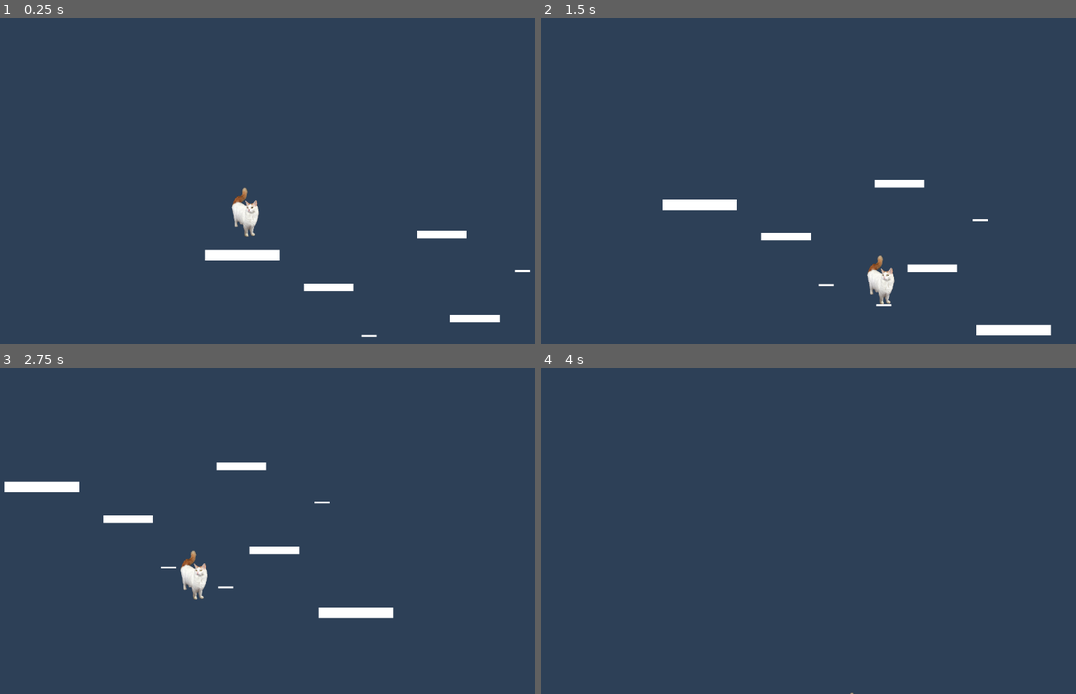
Above: before the commit, frames 1-4 (two rows, left to right).
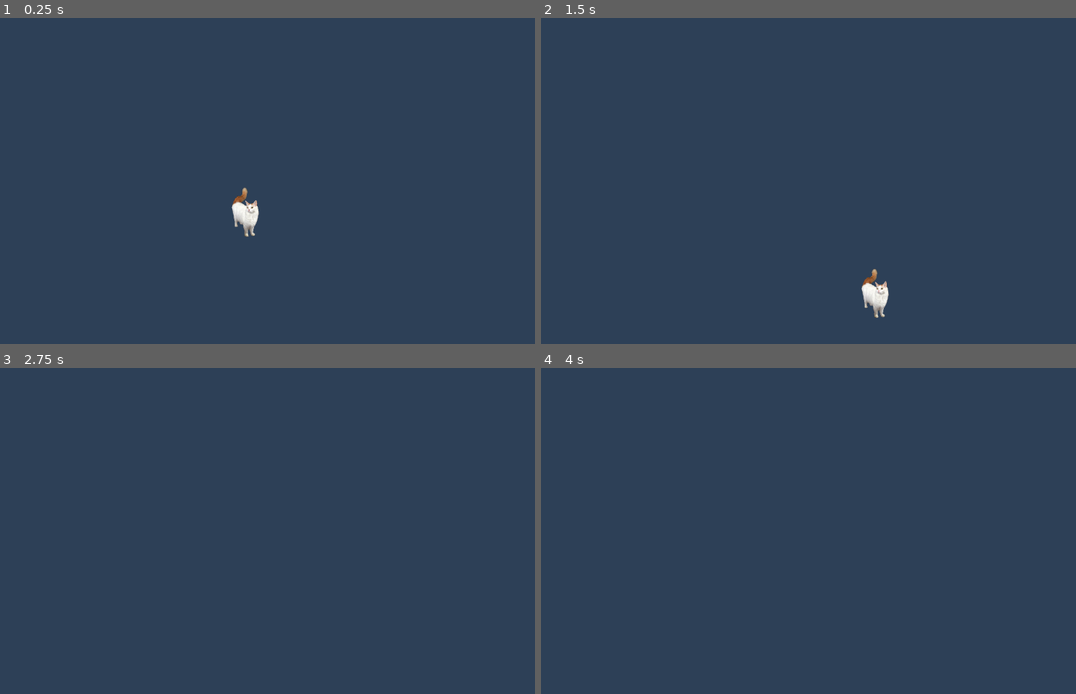
Above: after the commit, the same moments.

Repository: 24106/chef-cat
Game: Godot game, scene res://scenes/level_1.tscn
The game is run twice, just before and just after one commit, with the same random seed, the same clock (stepped at 60 frames per second) and the same inputs.
Inputs:
- Up to frame 1 (0.25 s): no input
- Up to frame 2 (1.5 s): hold Right (player_right) from 0.53 s (still down); tap Up (player_jump) at 0.77 s
- Up to frame 3 (2.75 s): tap Up (player_jump) at 1.52 s; release Right (player_right) at 2.03 s; hold Left (player_left) from 2.03 s (still down)
- Up to frame 4 (4 s): release Left (player_left) at 2.78 s; hold Right (player_right) from 2.78 s (still down); tap Up (player_jump) at 3.02, 3.77 s

The runs differ from the first frame. In frame 1, 1.2% of the frame differs, in the area x 38-100%, y 65-98%; in frame 2, 2.3%, in the area x 22-96%, y 49-98%; in frame 3, 2.1%; in frame 4, less than 0.1%.

Commit message:
deleting all unnecessary assets

Diff:
--- a/scenes/level_1.tscn
+++ b/scenes/level_1.tscn
@@ -1,35 +1,13 @@
 [gd_scene format=3 uid="uid://gcicvknkqeqm"]
 
 [ext_resource type="PackedScene" uid="uid://csnym1hhvp63e" path="res://scenes/prefabs/player.tscn" id="1_014kd"]
-[ext_resource type="PackedScene" uid="uid://nlo1v2x0ec0g" path="res://scenes/prefabs/medium_platform.tscn" id="2_bswci"]
-[ext_resource type="PackedScene" uid="uid://dchluttqf5jyy" path="res://scenes/prefabs/small_platform.tscn" id="3_5xbjy"]
-[ext_resource type="PackedScene" uid="uid://cwxrjy7nbhjhr" path="res://scenes/prefabs/large_platform.tscn" id="4_4nkto"]
+
+[sub_resource type="TileSet" id="TileSet_014kd"]
 
 [node name="level1" type="Node2D" unique_id=402238727]
 
 [node name="player" parent="." unique_id=1720179057 instance=ExtResource("1_014kd")]
 position = Vector2(140, 181)
 
-[node name="medium_platform" parent="." unique_id=975258551 instance=ExtResource("2_bswci")]
-position = Vector2(360, 468)
-
-[node name="medium_platform2" parent="." unique_id=506389000 instance=ExtResource("2_bswci")]
-position = Vector2(746, 551)
-
-[node name="medium_platform3" parent="." unique_id=421959576 instance=ExtResource("2_bswci")]
-position = Vector2(659, 328)
-
-[node name="small_platform" parent="." unique_id=999097173 instance=ExtResource("3_5xbjy")]
-position = Vector2(466, 596)
-
-[node name="small_platform2" parent="." unique_id=1808120358 instance=ExtResource("3_5xbjy")]
-position = Vector2(617, 649)
-
-[node name="small_platform3" parent="." unique_id=1504177506 instance=ExtResource("3_5xbjy")]
-position = Vector2(872, 424)
-
-[node name="large_platform" parent="." unique_id=396493248 instance=ExtResource("4_4nkto")]
-position = Vector2(131, 383)
-
-[node name="large_platform2" parent="." unique_id=1058339108 instance=ExtResource("4_4nkto")]
-position = Vector2(960, 716)
+[node name="TileMapLayer" type="TileMapLayer" parent="." unique_id=1999464203]
+tile_set = SubResource("TileSet_014kd")
--- a/scenes/prefabs/large_platform.tscn
+++ /dev/null
@@ -1,17 +0,0 @@
-[gd_scene format=3 uid="uid://cwxrjy7nbhjhr"]
-
-[sub_resource type="CanvasTexture" id="CanvasTexture_qnlds"]
-
-[sub_resource type="RectangleShape2D" id="RectangleShape2D_efl2r"]
-size = Vector2(197, 29)
-
-[node name="large_platform" type="StaticBody2D" unique_id=975258551]
-
-[node name="Sprite2D" type="Sprite2D" parent="." unique_id=213918325]
-position = Vector2(0.5, -1.4305115e-06)
-scale = Vector2(197, 28.000002)
-texture = SubResource("CanvasTexture_qnlds")
-
-[node name="CollisionShape2D" type="CollisionShape2D" parent="." unique_id=1090854629]
-position = Vector2(0.5, 0)
-shape = SubResource("RectangleShape2D_efl2r")
--- a/scenes/prefabs/medium_platform.tscn
+++ /dev/null
@@ -1,18 +0,0 @@
-[gd_scene format=3 uid="uid://nlo1v2x0ec0g"]
-
-[sub_resource type="CanvasTexture" id="CanvasTexture_r8nic"]
-specular_color = Color(0.6059, 0.7196583, 0.73, 1)
-
-[sub_resource type="RectangleShape2D" id="RectangleShape2D_efl2r"]
-size = Vector2(131, 20)
-
-[node name="medium_platform" type="StaticBody2D" unique_id=975258551]
-metadata/_edit_group_ = true
-
-[node name="Sprite2D" type="Sprite2D" parent="." unique_id=213918325]
-position = Vector2(-0.5, 0)
-scale = Vector2(130.99998, 20)
-texture = SubResource("CanvasTexture_r8nic")
-
-[node name="CollisionShape2D" type="CollisionShape2D" parent="." unique_id=1090854629]
-shape = SubResource("RectangleShape2D_efl2r")
--- a/scenes/prefabs/small_platform.tscn
+++ /dev/null
@@ -1,17 +0,0 @@
-[gd_scene format=3 uid="uid://dchluttqf5jyy"]
-
-[sub_resource type="CanvasTexture" id="CanvasTexture_js2xh"]
-
-[sub_resource type="RectangleShape2D" id="RectangleShape2D_efl2r"]
-size = Vector2(40, 5)
-
-[node name="small_platform" type="StaticBody2D" unique_id=975258551]
-
-[node name="Sprite2D" type="Sprite2D" parent="." unique_id=213918325]
-position = Vector2(-9.536743e-07, 0.5000001)
-scale = Vector2(40.000004, 5.0000005)
-texture = SubResource("CanvasTexture_js2xh")
-
-[node name="CollisionShape2D" type="CollisionShape2D" parent="." unique_id=1090854629]
-position = Vector2(0, 0.5)
-shape = SubResource("RectangleShape2D_efl2r")
Renamed: assets/tilemap/Tiles/Autumn/Angle_BottomLeft.png -> assets/Autumn/Angle_BottomLeft.png
Not shown, added: assets/Autumn/Angle_BottomLeft.png.import
Renamed: assets/tilemap/Tiles/Autumn/Angle_BottomRight.png -> assets/Autumn/Angle_BottomRight.png
Not shown, added: assets/Autumn/Angle_BottomRight.png.import
Renamed: assets/tilemap/Tiles/Autumn/Angle_TopLeft.png -> assets/Autumn/Angle_TopLeft.png
Not shown, added: assets/Autumn/Angle_TopLeft.png.import
Renamed: assets/tilemap/Tiles/Autumn/Angle_TopRight.png -> assets/Autumn/Angle_TopRight.png
Not shown, added: assets/Autumn/Angle_TopRight.png.import
Renamed: assets/tilemap/Tiles/Autumn/Basic_Bottom.png -> assets/Autumn/Basic_Bottom.png
Not shown, added: assets/Autumn/Basic_Bottom.png.import
Renamed: assets/tilemap/Tiles/Autumn/Basic_BottomLeft.png -> assets/Autumn/Basic_BottomLeft.png
Not shown, added: assets/Autumn/Basic_BottomLeft.png.import
(and 1377 more such lines)
